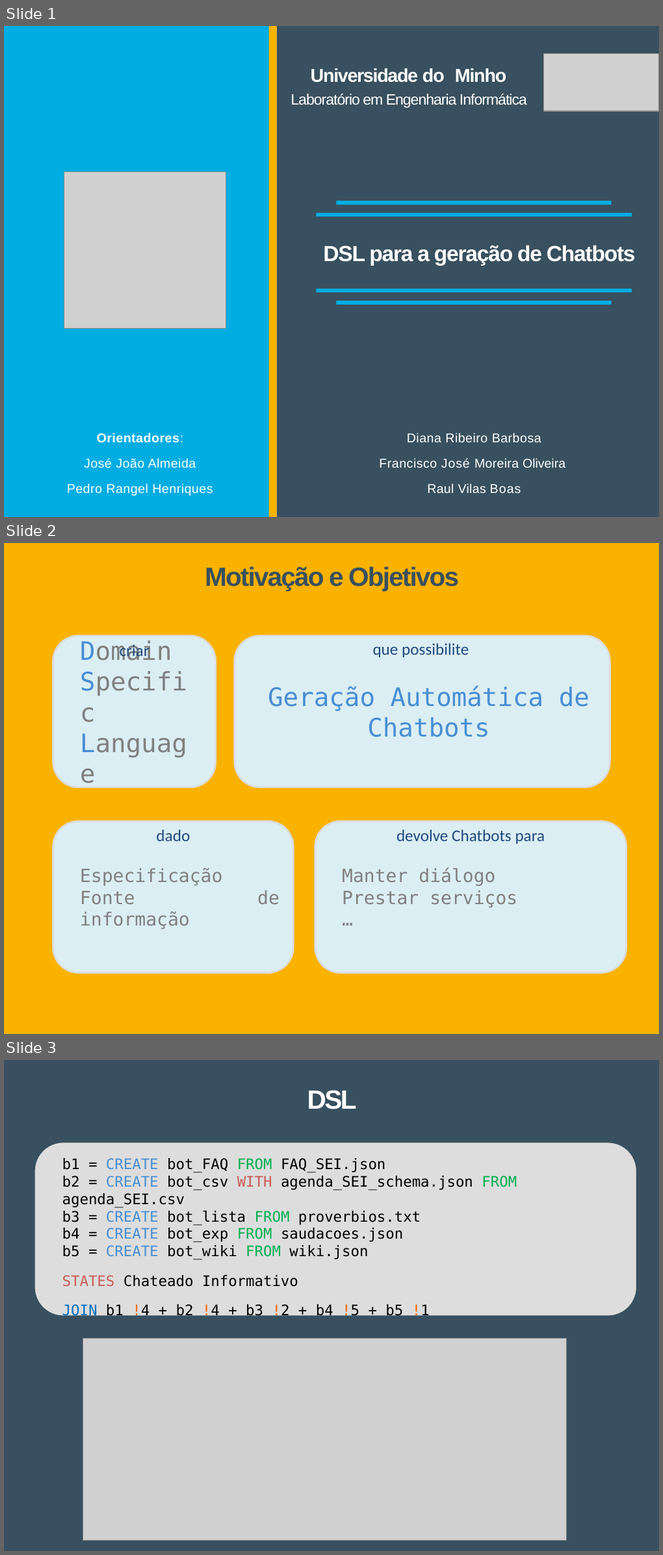
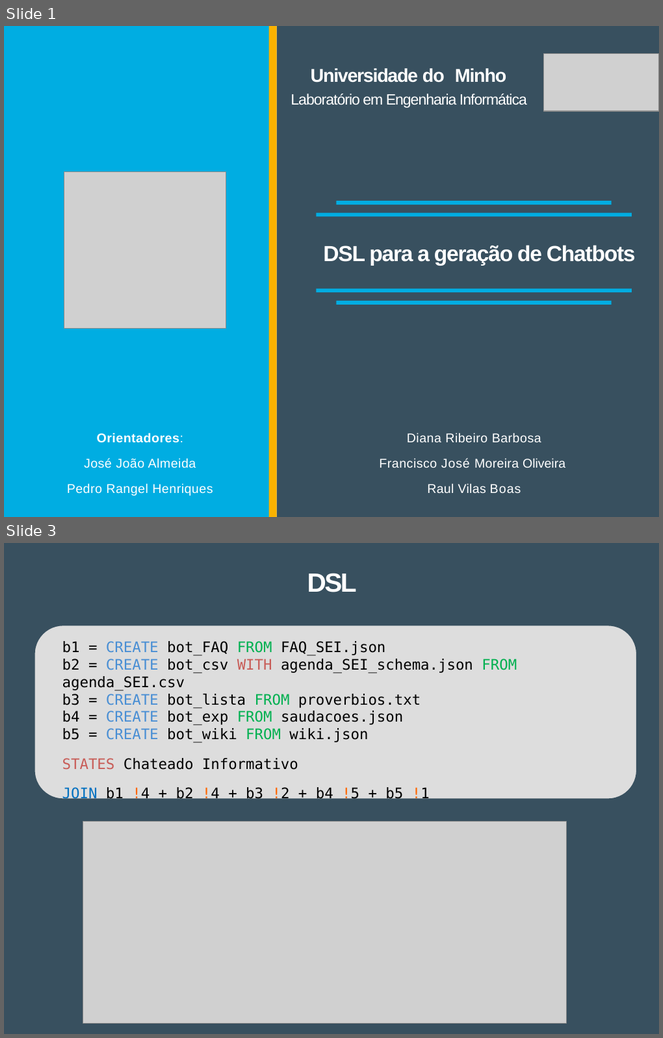
Before and after one commit to Tibblue/PLC, a slide deck: LEI/apresentações/checkpoint2/apresLEI_grupo47.pptx. Shown one above the other, each under a label of ours: slides 1, 2 and 3 before the commit, slides 1 and 3 after it; the slides between them are not shown. The pictures are 663x1555 and 663x1038 pixels, drawn with LibreOffice and Linux fonts; fonts in the diff are those of the drawing; grey boxes stand for pictures; background and template pictures are left out. Boxes give left, top, right and bottom in pixels: in the first picture for what was removed or moved away, otherwise in the second. Text is boxed around its words. In the diff, an @@ line names an element or a change of style, - is before the commit and + after.

```diff
--- a/LEI/apresentações/checkpoint2/apresLEI_grupo47.pptx
+++ b/LEI/apresentações/checkpoint2/apresLEI_grupo47.pptx
@@ slide 2 removed at bbox=[4, 543, 659, 1034], background #FFFFFF @@
@@ freeform shape removed at bbox=[4, 543, 659, 1034] @@
@@ title removed at bbox=[205, 566, 459, 591] @@
-Motivação e Objetivos
@@ rounded rectangle removed at bbox=[53, 636, 216, 787] @@
-Domain
-Specific
-Language
@@ rounded rectangle removed at bbox=[235, 636, 610, 787] @@
-Geração Automática de Chatbots
@@ text removed at bbox=[120, 642, 150, 660] @@
-criar
@@ text removed at bbox=[373, 643, 469, 657] @@
-que possibilite
@@ rounded rectangle removed at bbox=[53, 821, 294, 973] @@
-Especificação
-Fonte de informação
@@ text removed at bbox=[156, 830, 190, 841] @@
-dado
@@ rounded rectangle removed at bbox=[315, 821, 627, 973] @@
-Manter diálogo
-Prestar serviços
-…
@@ text removed at bbox=[397, 830, 545, 844] @@
-devolve Chatbots para
```
Also in this commit, not shown: 2 slides changed, 2 slides added.
